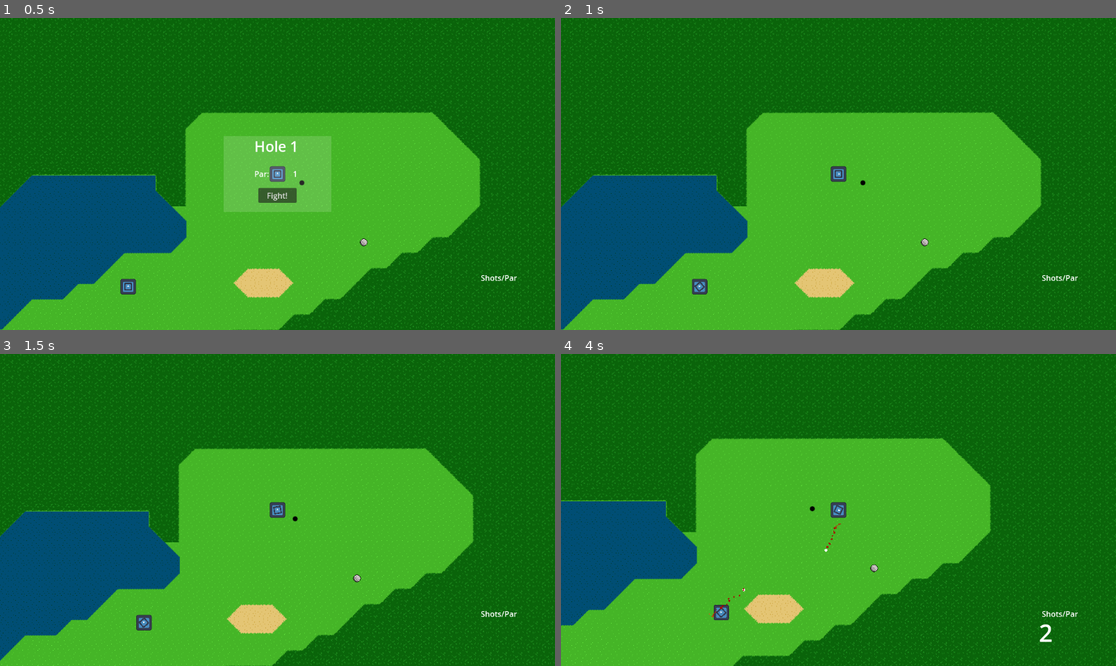
Above: before the commit, frames 1-4 (two rows, left to right).
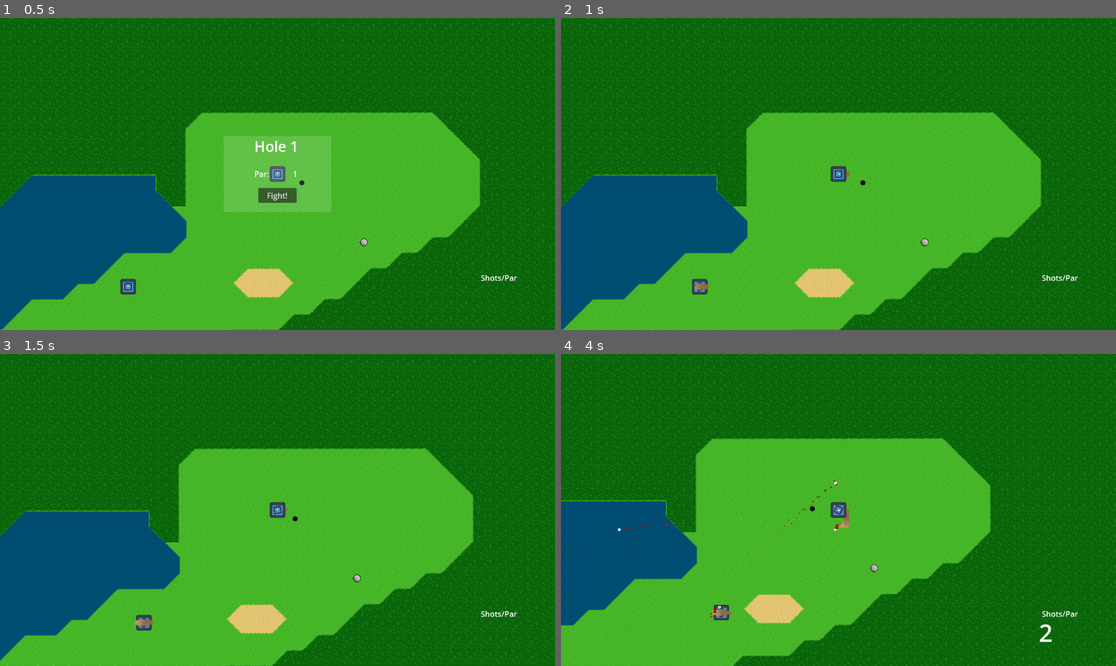
Above: after the commit, the same moments.

Repository: Sabertooth-Software/Bunker-Buster
Game: Godot game, scene res://Scenes/Levels/Hole 1.tscn
The game is run twice, just before and just after one commit, with the same random seed, the same clock (stepped at 60 frames per second) and the same inputs. The engine's default icon, where the game draws it, is replaced by a stand-in: a white triangle on a blue panel in a dark square.
Inputs (mouse positions are in pixels of both pictures, inside the frame that each line leads up to):
- Up to frame 1 (0.5 s): no input
- Up to frame 2 (1 s): click "Fight!" at 0.5 s
- Up to frame 3 (1.5 s): move the mouse to (399, 494) at 1.27 s; press the mouse at (399, 494) at 1.28 s; hold Right (right) from 1.28 s (still down)
- Up to frame 4 (4 s): move the mouse to (727, 525) at 2.02 s; release Right (right) at 2.03 s; release the mouse at (727, 525) at 2.03 s; hold S (down) 2.03-2.78 s; tap Space (shoot) at 2.1, 3.6 s; move the mouse to (894, 441) at 2.77 s; press the mouse at (894, 441) at 2.78 s; hold Right (right) 2.78-3.53 s; move the mouse to (810, 572) at 3.52 s; release the mouse at (810, 572) at 3.53 s; hold Up (up) from 3.53 s (still down)

Frame 1 is identical in both runs. In frame 2, less than 0.1% of the frame differs, in the area x 24-53%, y 48-88%; in frame 3, less than 0.1%; in frame 4, 0.3%, in the area x 10-53%, y 40-85%.

Commit message:
Spawn particles only on tank mode

Diff:
--- a/Scenes/Bullet.tscn
+++ b/Scenes/Bullet.tscn
@@ -28,6 +28,7 @@
 [node name="GPUParticles2D" parent="." instance=ExtResource("2_qjgw2")]
 
 [node name="Timer" type="Timer" parent="."]
+wait_time = 5.0
 one_shot = true
 autostart = true
 
--- a/Scenes/Characters/player_tank.tscn
+++ b/Scenes/Characters/player_tank.tscn
@@ -11,6 +11,3 @@
 bullet = ExtResource("2_47anu")
 Speed = 70.0
 Bullet_Speed = 1.0
-
-[node name="Camera2D" type="Camera2D" parent="." index="7"]
-visible = false
--- a/Scenes/Characters/tank.tscn
+++ b/Scenes/Characters/tank.tscn
@@ -15,6 +15,7 @@
 size = Vector2(35, 35)
 
 [node name="Tank" type="CharacterBody2D"]
+z_index = 2
 collision_layer = 16
 collision_mask = 469
 script = ExtResource("1_lnctx")
--- a/Scenes/Levels/Hole 1.tscn
+++ b/Scenes/Levels/Hole 1.tscn
@@ -67,6 +67,7 @@
 Bullet_Speed = 1.0
 
 [node name="RedTank" parent="." instance=ExtResource("5_ahov5")]
+z_index = 0
 position = Vector2(141, -44)
 
 [node name="Node2D2" type="Node2D" parent="RedTank"]
--- a/Scenes/Levels/Hole 2.tscn
+++ b/Scenes/Levels/Hole 2.tscn
@@ -68,16 +68,19 @@
 Bullet_Speed = 1.0
 
 [node name="RedTank" parent="." node_paths=PackedStringArray("target") instance=ExtResource("5_kskr8")]
+z_index = 0
 position = Vector2(96, 729)
 target = NodePath("")
 points = Array[Vector2]([])
 
 [node name="RedTank2" parent="." node_paths=PackedStringArray("target") instance=ExtResource("5_kskr8")]
+z_index = 0
 position = Vector2(341, 246)
 target = NodePath("")
 points = Array[Vector2]([])
 
 [node name="RedTank3" parent="." node_paths=PackedStringArray("target") instance=ExtResource("5_kskr8")]
+z_index = 0
 position = Vector2(388, 686)
 target = NodePath("")
 points = Array[Vector2]([])
--- a/Scenes/Levels/Hole 3.tscn
+++ b/Scenes/Levels/Hole 3.tscn
@@ -68,16 +68,19 @@
 Bullet_Speed = 1.0
 
 [node name="RedTank" parent="." node_paths=PackedStringArray("target") instance=ExtResource("5_p6xgu")]
+z_index = 0
 position = Vector2(304, -208)
 target = NodePath("")
 points = Array[Vector2]([])
 
 [node name="RedTank2" parent="." node_paths=PackedStringArray("target") instance=ExtResource("5_p6xgu")]
+z_index = 0
 position = Vector2(208, -96)
 target = NodePath("")
 points = Array[Vector2]([])
 
 [node name="RedTank3" parent="." node_paths=PackedStringArray("target") instance=ExtResource("5_p6xgu")]
+z_index = 0
 position = Vector2(640, 32)
 target = NodePath("")
 points = Array[Vector2]([])
--- a/Scenes/Levels/Hole 4.tscn
+++ b/Scenes/Levels/Hole 4.tscn
@@ -64,16 +64,19 @@
 Bullet_Speed = 1.0
 
 [node name="RedTank" parent="." node_paths=PackedStringArray("target") instance=ExtResource("5_kgf7q")]
+z_index = 0
 position = Vector2(475, -43)
 target = NodePath("")
 points = Array[Vector2]([])
 
 [node name="RedTank2" parent="." node_paths=PackedStringArray("target") instance=ExtResource("5_kgf7q")]
+z_index = 0
 position = Vector2(978, -234)
 target = NodePath("")
 points = Array[Vector2]([])
 
 [node name="RedTank3" parent="." node_paths=PackedStringArray("target") instance=ExtResource("5_kgf7q")]
+z_index = 0
 position = Vector2(729, -98)
 target = NodePath("")
 points = Array[Vector2]([])
--- a/Scripts/Bullet.gd
+++ b/Scripts/Bullet.gd
@@ -4,7 +4,7 @@
 var velocity: Vector2
 
 func _physics_process(_delta):
-	apply_central_force(velocity * 1000)
+	apply_central_force(velocity * 250)
 
 func setup(_position: Vector2, _velocity: Vector2, _scene: Node, _initiator: Node2D):
 	_scene.add_child(self)
--- a/Scripts/Components/TerrainParticleSpawner.gd
+++ b/Scripts/Components/TerrainParticleSpawner.gd
@@ -9,8 +9,9 @@
 
 var current_turrain: Terrain.Type = Terrain.Type.GRASS
 
-func _physics_process(_delta):
-	pass
+func _physics_process(delta):
+	if GameModeManager.get_current_mode() == GameModeManager.Mode.TANKS:
+		spawn_particles()
 
 func spawn_particles():
 	var particle: GPUParticles2D = terrain_map[current_turrain].instantiate()
